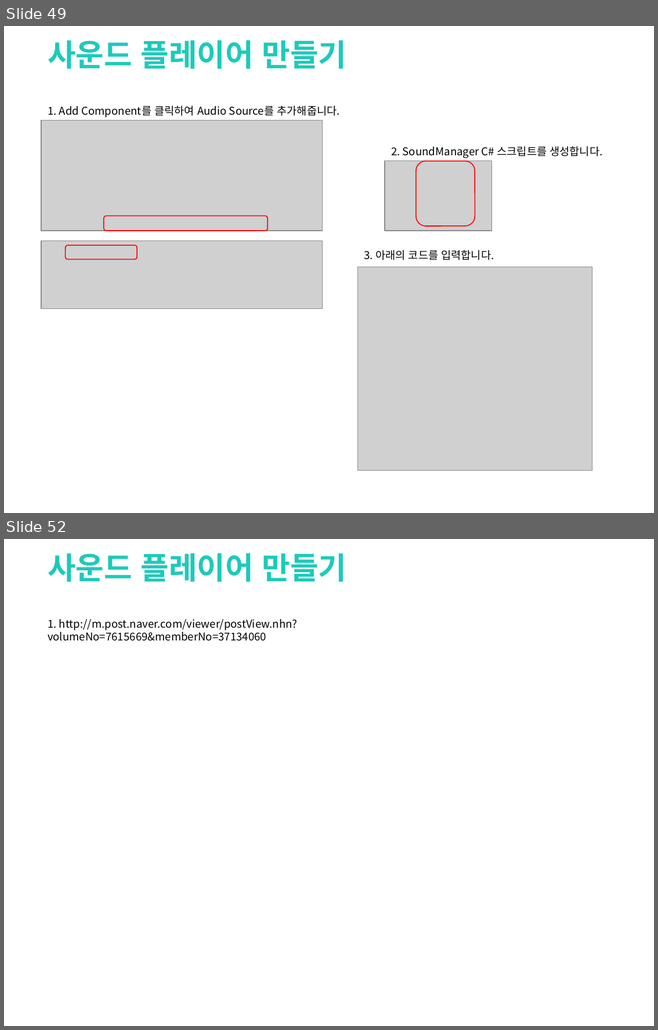
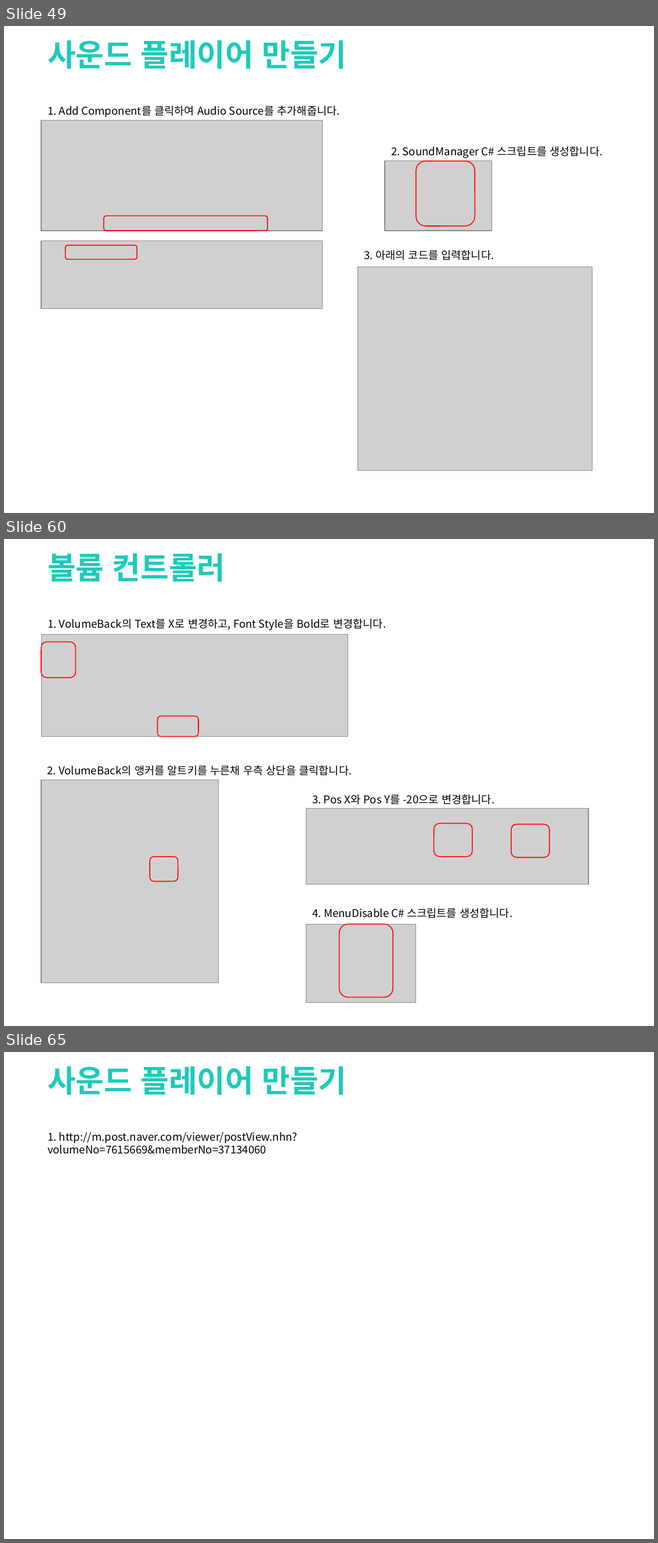
Before and after one commit to clianor/Unity-Final-Project, a slide deck: 기말과제.pptx. Shown one above the other, each under a label of ours: slides 49 and 52 before the commit, slides 49, 60 and 65 after it; the slides between them are not shown. The pictures are 658x1030 and 658x1543 pixels, drawn with LibreOffice and Linux fonts; fonts in the diff are those of the drawing; grey boxes stand for pictures; background and template pictures are left out. Boxes give left, top, right and bottom in pixels: in the first picture for what was removed or moved away, otherwise in the second. Text is boxed around its words. In the diff, an @@ line names an element or a change of style, - is before the commit and + after.

Commit message:
볼륨 컨트롤러 추가

```diff
--- a/기말과제.pptx
+++ b/기말과제.pptx
@@ slide 60 added at bbox=[4, 539, 654, 1026], background picture (left out) @@
@@ text added at bbox=[48, 553, 225, 582], 34 pt, text #1CCAB9, bold @@
+볼륨 컨트롤러
@@ text added at bbox=[48, 618, 386, 631], 12 pt, text #000000 @@
+1. VolumeBack의 Text를 X로 변경하고, Font Style을 Bold로 변경합니다.
@@ picture added at bbox=[41, 635, 347, 736] @@
@@ rounded rectangle added at bbox=[41, 642, 75, 678], outline #FF0000 1 pt @@
@@ rounded rectangle added at bbox=[157, 716, 198, 736], outline #FF0000 1 pt @@
@@ picture added at bbox=[41, 780, 219, 983] @@
@@ text added at bbox=[47, 765, 352, 776], 12 pt, text #000000 @@
+2. VolumeBack의 앵커를 알트키를 누른채 우측 상단을 클릭합니다.
@@ text added at bbox=[312, 794, 494, 805], 12 pt, text #000000 @@
+3. Pos X와 Pos Y를 -20으로 변경합니다.
@@ picture added at bbox=[306, 809, 589, 885] @@
@@ rounded rectangle added at bbox=[433, 824, 471, 857], outline #FF0000 1 pt @@
@@ rounded rectangle added at bbox=[511, 824, 549, 857], outline #FF0000 1 pt @@
@@ rounded rectangle added at bbox=[150, 857, 177, 881], outline #FF0000 1 pt @@
@@ text added at bbox=[312, 908, 512, 918], 12 pt, text #000000 @@
+4. MenuDisable C# 스크립트를 생성합니다.
@@ picture added at bbox=[306, 924, 416, 1003] @@
@@ rounded rectangle added at bbox=[339, 924, 393, 998], outline #FF0000 1 pt @@
@@ what was slide 52 is now slide 65 @@
```
Also in this commit, not shown: 2 slides changed, 12 other slides added, 25 other files.
